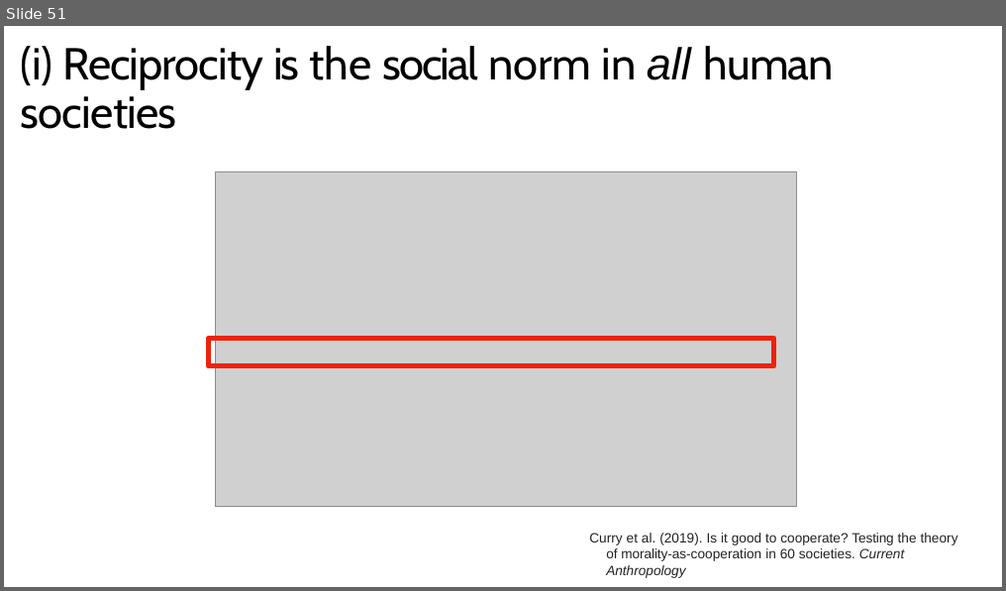
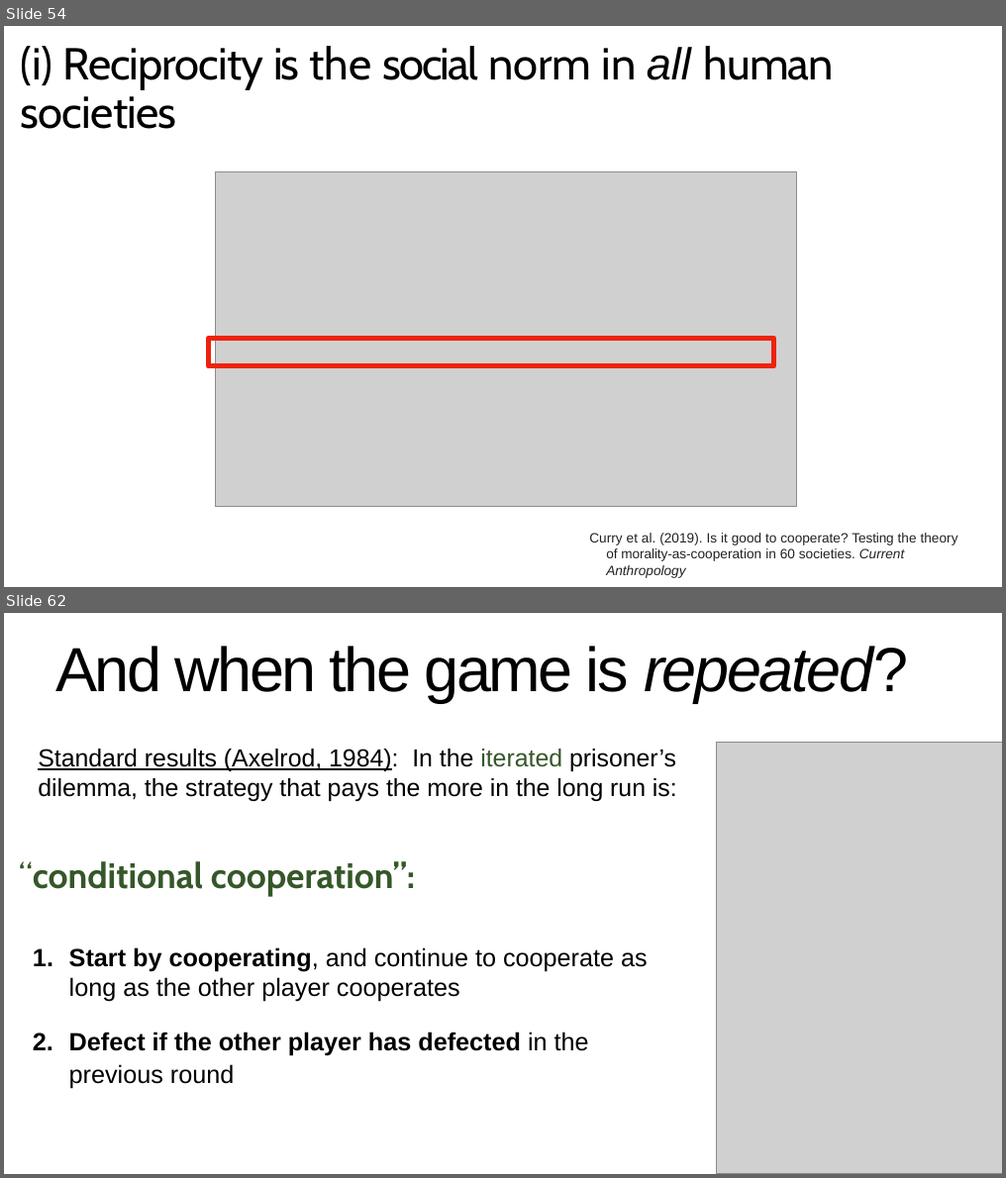
Before and after one commit to aminelasso/SOC501-2026, a slide deck: Week 3/Week 3.pptx. Shown one above the other, each under a label of ours: slide 51 before the commit, slides 54 and 62 after it; the slides between them are not shown. The pictures are 1006x591 and 1006x1178 pixels, drawn with LibreOffice and Linux fonts; fonts in the diff are those of the drawing; grey boxes stand for pictures. Boxes give left, top, right and bottom in pixels: in the first picture for what was removed or moved away, otherwise in the second. Text is boxed around its words. In the diff, an @@ line names an element or a change of style, - is before the commit and + after.

```diff
--- a/Week 3/Week 3.pptx
+++ b/Week 3/Week 3.pptx
@@ slide 62 added at bbox=[4, 613, 1002, 1174], background #FFFFFF @@
@@ title added at bbox=[55, 646, 908, 702], 60 pt, text #000000 @@
+And when the game is repeated?
@@ text added at bbox=[38, 749, 677, 801], 23.7 pt, text #000000 @@
+  Standard results (Axelrod, 1984): In the iterated prisoner’s dilemma, the strategy that pays the more in the long run is:
@@ picture added at bbox=[716, 742, 1002, 1173] @@
@@ text added at bbox=[19, 861, 415, 896], 34 pt, text #355729, bold @@
+“conditional cooperation”:
@@ text added at bbox=[69, 948, 648, 1002], 24 pt, text #000000 @@
+1. Start by cooperating, and continue to cooperate as long as the other player cooperates
@@ text added at bbox=[69, 1032, 589, 1089], 24 pt, text #000000, bold @@
+2. Defect if the other player has defected in the previous round
@@ what was slide 51 is now slide 54 @@
```
Also in this commit, not shown: 11 slides changed, 23 other slides added, 2 slides removed.
